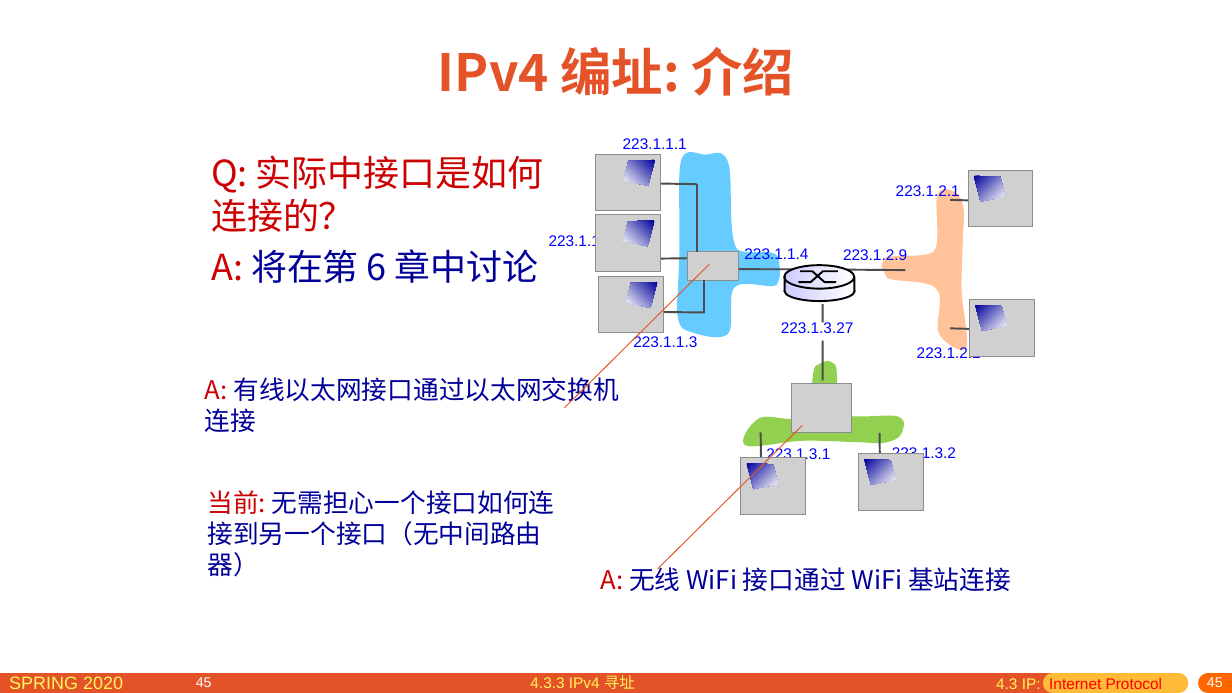
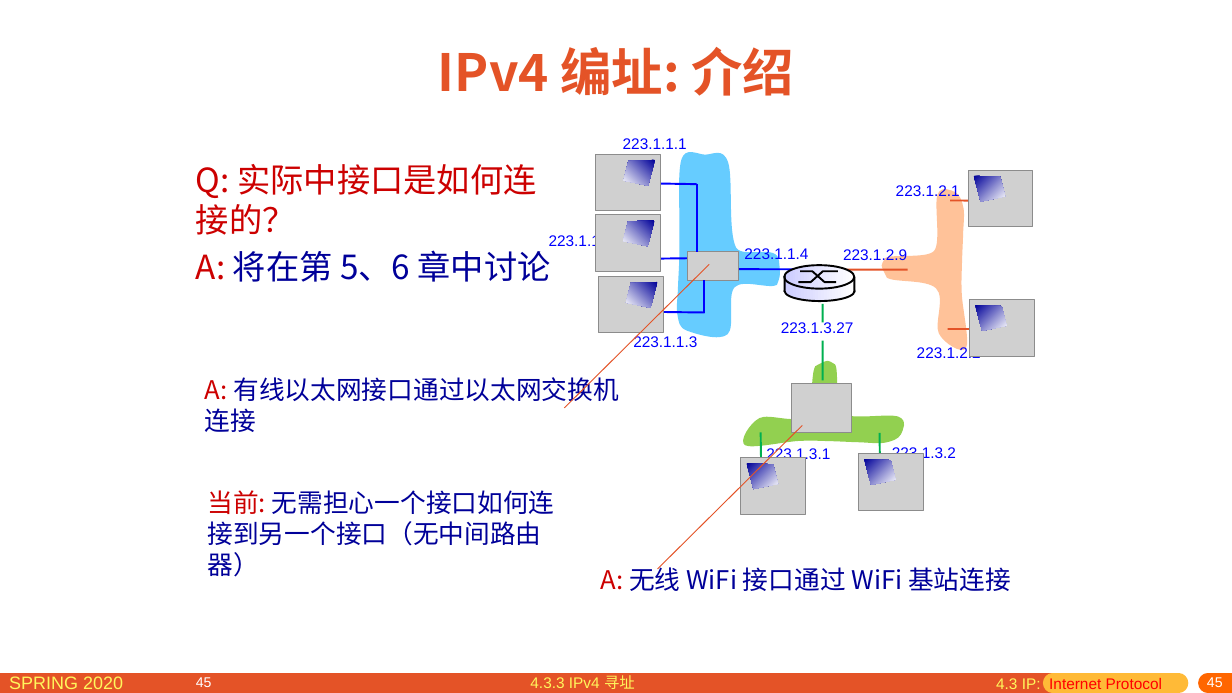
Before and after one commit to network-distributed/presentations, a slide deck: slide 45 of chapter4_cn.pptx. Drawn at 1232x693 pixels with LibreOffice and Linux fonts; fonts in the diff are those of the drawing; grey boxes stand for pictures. Boxes give left, top, right and bottom in pixels: in the first picture for what was removed or moved away, otherwise in the second. Text is boxed around its words. In the diff, an @@ line names an element or a change of style, - is before the commit and + after.

```diff
--- a/chapter4_cn.pptx
+++ b/chapter4_cn.pptx
@@ text "Q: 实际中接口是如何连接的？": place and size @@
-text "Q: 实际中接口是如何连接的？" at (211,155,543,283)
+text "Q: 实际中接口是如何连接的？" at (196,164,551,282)
@@ text at (196,164,536,235): size 28 to 25.9 pt in "Q: 实际中接口是如何连接的？" @@
@@ line (657, 184) - (697, 184): stroke #4C4C4C 1.5 pt to #0000FF 1.5 pt @@
@@ line (697, 184) - (697, 252): stroke #4C4C4C 1.5 pt to #0000FF 1.5 pt @@
@@ line (950, 201) - (974, 201): stroke #4C4C4C 1.5 pt to #E45327 1.5 pt @@
@@ text at (196,245,551,282): text changed; size 28 to 25.9 pt @@
-A: 将在第 6 章中讨论
+A: 将在第 5、6 章中讨论
@@ line (661, 259) - (689, 259): stroke #4C4C4C 1.5 pt to #0000FF 1.5 pt @@
@@ line (738, 269) - (795, 269): stroke #4C4C4C 1.5 pt to #0000FF 1.5 pt @@
@@ line (704, 313) - (704, 280): stroke #4C4C4C 1.5 pt to #0000FF 1.5 pt @@
@@ line (847, 270) - (908, 270): stroke #4C4C4C 1.5 pt to #E45327 1.5 pt @@
@@ line (662, 312) - (705, 312): stroke #4C4C4C 1.5 pt to #0000FF 1.5 pt @@
@@ line (823, 304) - (823, 381): stroke #4C4C4C 1.5 pt to #00B050 1.5 pt @@
@@ line (948, 329) - (974, 329): stroke #4C4C4C 1.5 pt to #E45327 1.5 pt @@
@@ line (762, 457) - (761, 433): stroke #4C4C4C 1.5 pt to #00B050 1.5 pt @@
@@ line (880, 457) - (880, 433): stroke #4C4C4C 1.5 pt to #00B050 1.5 pt @@
```
Also in this commit, not shown: 15 other slides changed, 1 other file.
